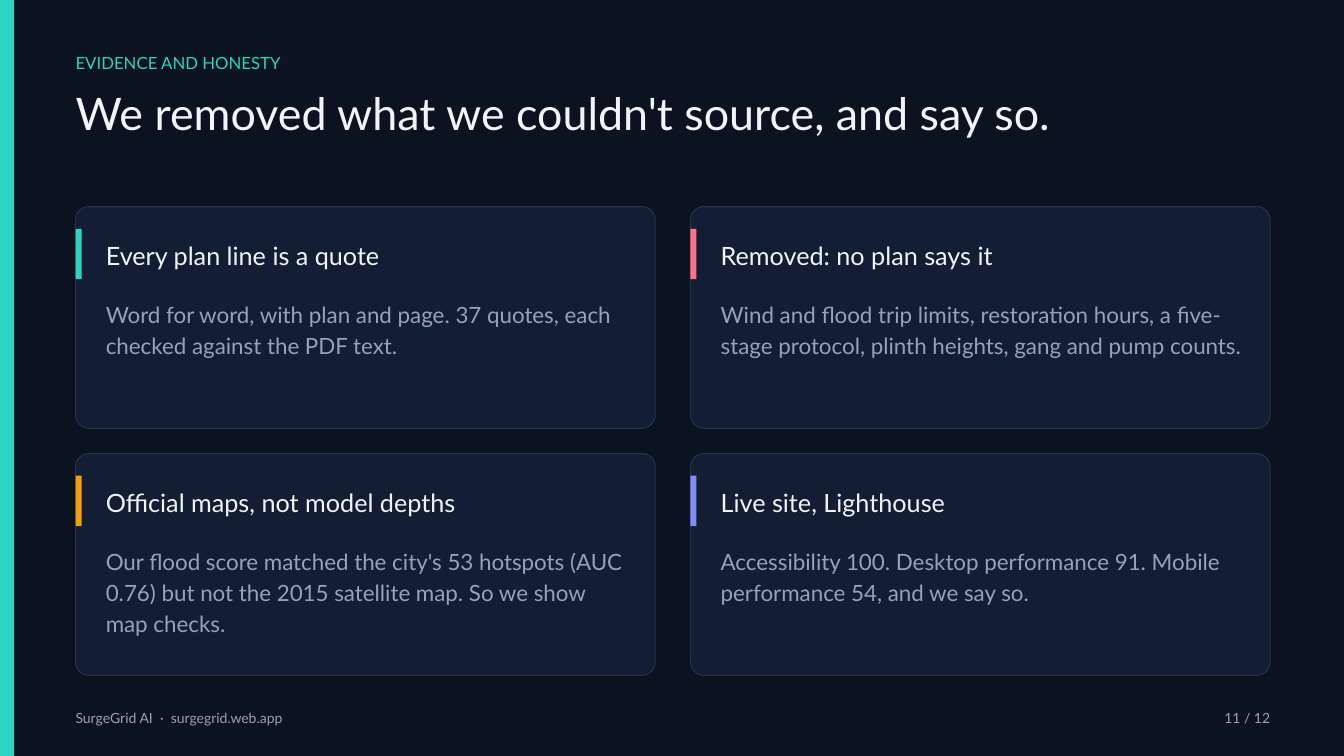
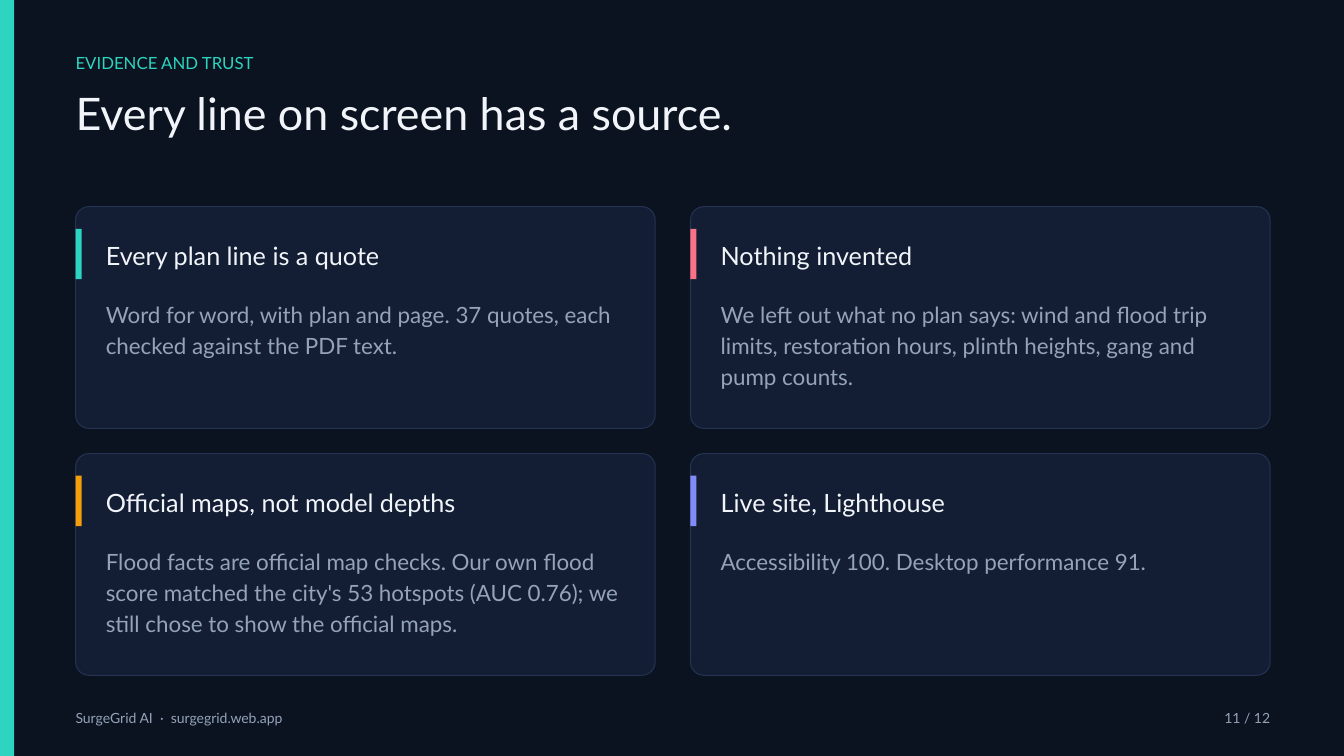
Before and after one commit to rsiva2294/surgegrid-ai, a slide deck: slide 11 of docs/SurgeGrid_AI_Deck.pptx. Drawn at 1344x756 pixels with LibreOffice and Linux fonts; fonts in the diff are those of the drawing. Boxes give left, top, right and bottom in pixels: in the first picture for what was removed or moved away, otherwise in the second. Text is boxed around its words. In the diff, an @@ line names an element or a change of style, - is before the commit and + after.

```diff
--- a/docs/SurgeGrid_AI_Deck.pptx
+++ b/docs/SurgeGrid_AI_Deck.pptx
@@ text at [76, 57, 254, 69]: text changed @@
-EVIDENCE AND HONESTY
+EVIDENCE AND TRUST
@@ text at [76, 97, 732, 138]: text changed @@
-We removed what we couldn't source, and say so.
+Every line on screen has a source.
@@ text at [721, 246, 912, 270]: text changed @@
-Removed: no plan says it
+Nothing invented
@@ text at [721, 306, 1207, 389]: text changed @@
-Wind and flood trip limits, restoration hours, a five-stage protocol, plinth heights, gang and pump counts.
+We left out what no plan says: wind and flood trip limits, restoration hours, plinth heights, gang and pump counts.
@@ text at [106, 553, 618, 636]: text changed @@
-Our flood score matched the city's 53 hotspots (AUC 0.76) but not the 2015 satellite map. So we show map checks.
+Flood facts are official map checks. Our own flood score matched the city's 53 hotspots (AUC 0.76); we still chose to show the official maps.
@@ text at [721, 553, 1146, 574]: text changed @@
-Accessibility 100. Desktop performance 91. Mobile performance 54, and we say so.
+Accessibility 100. Desktop performance 91.
```
Also in this commit, not shown: 9 other slides changed, 1 other file.
